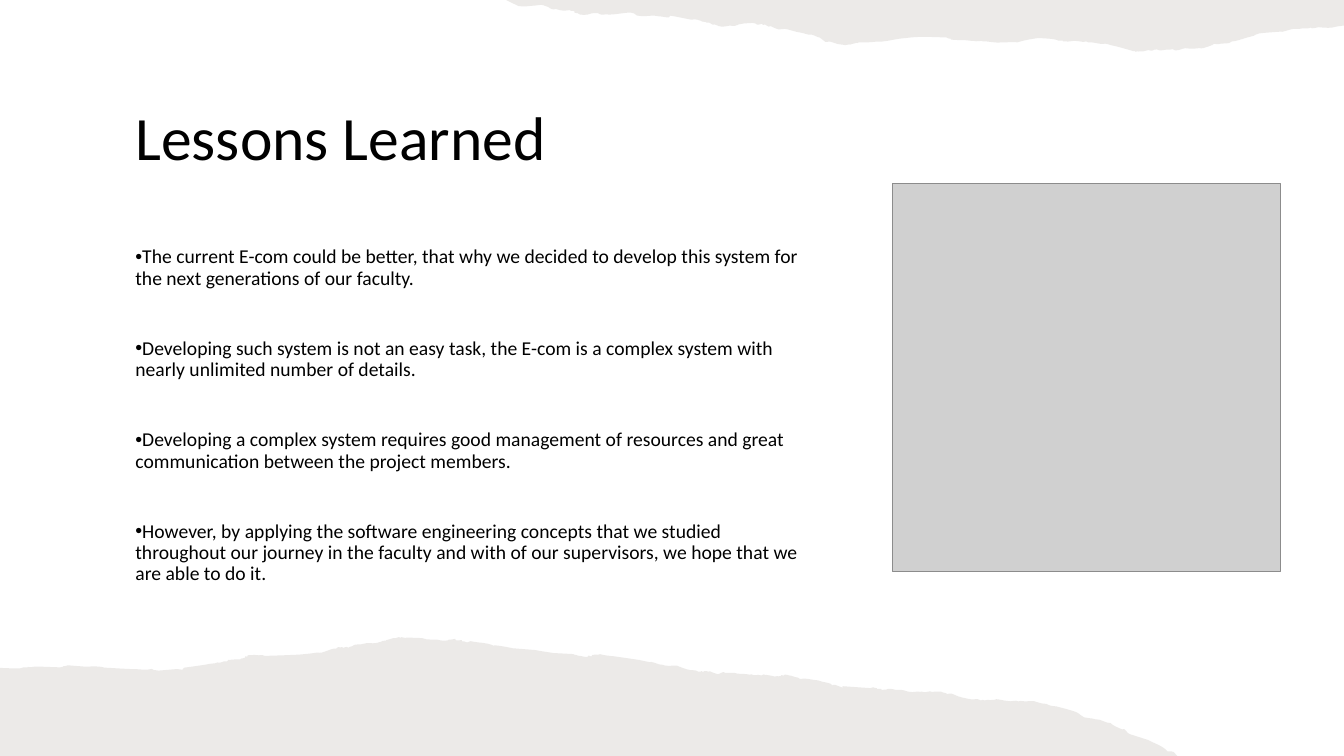
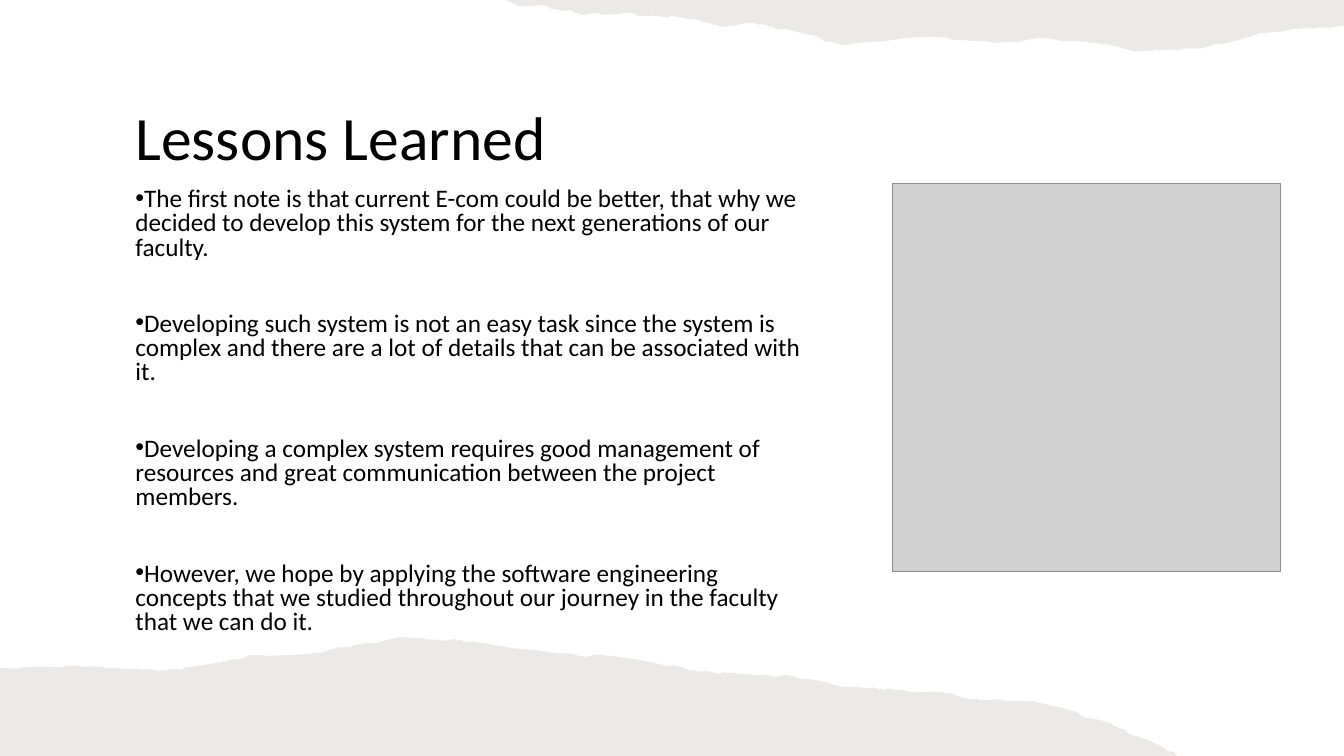
Before and after one commit to mounirsabry/Better_Ecom_GP, a slide deck: slide 27 of Discussions/Midyear_Discussion/presentation.pptx (slide 29 before the commit). Drawn at 1344x756 pixels with LibreOffice and Linux fonts; fonts in the diff are those of the drawing; grey boxes stand for pictures. Boxes give left, top, right and bottom in pixels: in the first picture for what was removed or moved away, otherwise in the second. Text is boxed around its words. In the diff, an @@ line names an element or a change of style, - is before the commit and + after.

```diff
--- a/Discussions/Midyear_Discussion/presentation.pptx
+++ b/Discussions/Midyear_Discussion/presentation.pptx
@@ subtitle "The first note is that ...": place and size @@
-subtitle "The first note is that ..." at (135, 249, 798, 580)
+subtitle "The first note is that ..." at (135, 189, 799, 631)
@@ subtitle at (135, 189, 799, 380): text changed; size 14 to 18 pt @@
-• The current E-com could be better, that why we decided to develop this system for the next generations of our faculty.
-• Developing such system is not an easy task, the E-com is a complex system with nearly unlimited number of details.
+• The first note is that current E-com could be better, that why we decided to develop this system for the next generations of our faculty.
+• Developing such system is not an easy task since the system is complex and there are a lot of details that can be associated with it.
@@ subtitle at (135, 439, 760, 506): size 14 to 18 pt in "Developing a complex system requires good management ..."; line spacing 0.9 to 0.8 @@
@@ subtitle at (135, 564, 778, 631): text changed; size 14 to 18 pt @@
-• However, by applying the software engineering concepts that we studied throughout our journey in the faculty and with of our supervisors, we hope that we are able to do it.
+• However, we hope by applying the software engineering concepts that we studied throughout our journey in the faculty that we can do it.
```
Also in this commit, not shown: 4 other slides changed, 2 slides removed, 1 other file.
